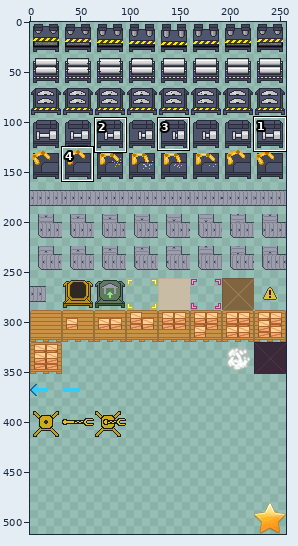
Sprite sheet, stored at app/src/main/res/drawable-nodpi/blocks.png. The picture above shows the old version from afar; the outline marks the close-up.
Close-up. Before the edit:
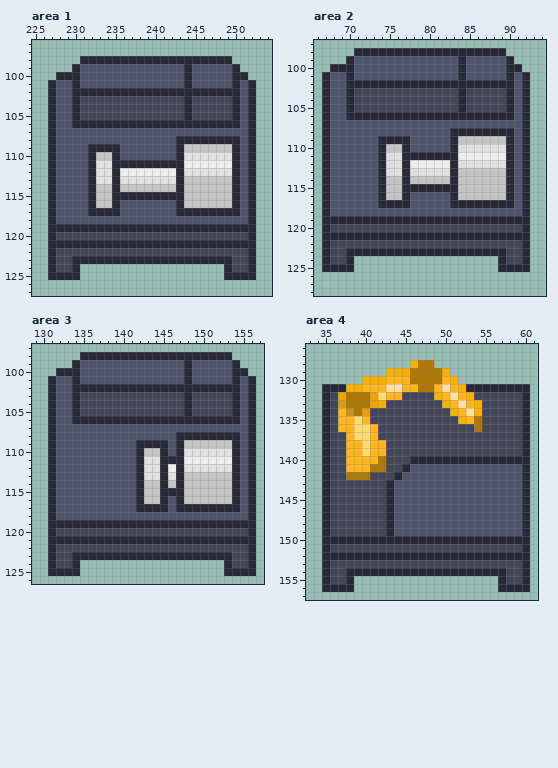
The file is 256x512 pixels. Pixels under 10% opacity are left out. Colours within 5 levels of each other are drawn and written as one. Shown: area 1: x 225..254, y 96..127; area 2: x 66..94, y 97..128; area 3: x 129..157, y 97..126; area 4: x 33..61, y 126..157. The commit also changed other parts of the picture, which this record leaves out.
New version:
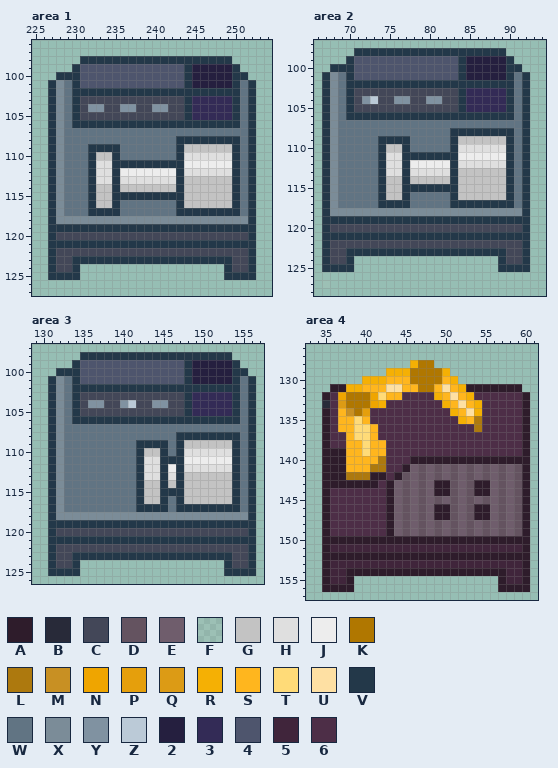
Palette (. is transparent): A #2e1c2b  B #282a39  C #434758  D #645360  E #6f5d6c  F #c4c9bb24  G #c3c3c3  H #dfdfdf  J #ededed  K #b07700  L #ad790e  M #c89023  N #efa500  P #e59f0c  Q #dc9b15  R #f5b004  S #ffb61e  T #ffdb78  U #fee0a3  V #233849  W #617483  X #7b8c98  Y #8092a1  Z #bbcad7  2 #251f3f  3 #332b56  4 #4e556d  5 #40253b  6 #4d2e47
Change:
Changed rows in their new state; - is an unchanged pixel.
Area 1:
first column x 227:
 98 ----VVVVVVVVVVVVVVVVVVV---
 99 ---V-------------V22222V--
100 -VVV-------------V22222VV-
101 VXWV-------------V22222VWV
102 VXWVVVVVVVVVVVVVVVVVVVVVWV
103 VXWV-------------V33333VWV
104 VXWV-YY--YY--YY--V33333VWV
105 VXWV-------------V33333VWV
106 VXWVVVVVVVVVVVVVVVVVVVVVWV
107 VXWWWWWWWWWWWWWWWWWWWWWWWV
108 VXWWWWWWWWWWWWWWVVVVVVVVWV
109 VXWWWVVVVWWWWWWWV------VWV
110 VXWWWV--VWWWWWWWV------VWV
111 VXWWWV--VVVVVVVVV------VWV
112 VXWWWV--V-------V------VWV
113 VXWWWV--V-------V------VWV
114 VXWWWV--V-------V------VWV
115 VXWWWV--VVVVVVVVV------VWV
116 VXWWWV--VWWWWWWWV------VWV
117 VXWWWVVVVWWWWWWWVVVVVVVVWV
118 VXXXXXXXXXXXXXXXXXXXXXXXXV
119 VVVVVVVVVVVVVVVVVVVVVVVVVV
120 V------------------------V
121 VVVVVVVVVVVVVVVVVVVVVVVVVV
122 V------------------------V
123 V--VVVVVVVVVVVVVVVVVVVV--V
124 V--V------------------V--V
125 VVVV------------------VVVV
Area 2:
first column x 67:
 98 ----VVVVVVVVVVVVVVVVVVV---
 99 ---V-------------V22222V--
100 -VVV-------------V22222VV-
101 VXWV-------------V22222VWV
102 VXWVVVVVVVVVVVVVVVVVVVVVWV
103 VXWV-------------V33333VWV
104 VXWV-YZ--YY--YY--V33333VWV
105 VXWV-------------V33333VWV
106 VXWVVVVVVVVVVVVVVVVVVVVVWV
107 VXWWWWWWWWWWWWWWWWWWWWWWWV
108 VXWWWWWWWWWWWWWWVVVVVVVVWV
109 VXWWWWWVVVVWWWWWV------VWV
110 VXWWWWWV--VWWWWWV------VWV
111 VXWWWWWV--VVVVVVV------VWV
112 VXWWWWWV--V-----V------VWV
113 VXWWWWWV--V-----V------VWV
114 VXWWWWWV--V-----V------VWV
115 VXWWWWWV--VVVVVVV------VWV
116 VXWWWWWV--VWWWWWV------VWV
117 VXWWWWWVVVVWWWWWVVVVVVVVWV
118 VXXXXXXXXXXXXXXXXXXXXXXXXV
119 VVVVVVVVVVVVVVVVVVVVVVVVVV
120 V------------------------V
121 VVVVVVVVVVVVVVVVVVVVVVVVVV
122 V------------------------V
123 V--VVVVVVVVVVVVVVVVVVVV--V
124 V--V------------------V--V
125 VVVV------------------VVVV
Area 3:
first column x 131:
 98 ----VVVVVVVVVVVVVVVVVVV---
 99 ---V-------------V22222V--
100 -VVV-------------V22222VV-
101 VXWV-------------V22222VWV
102 VXWVVVVVVVVVVVVVVVVVVVVVWV
103 VXWV-------------V33333VWV
104 VXWV-YY--YZ--YY--V33333VWV
105 VXWV-------------V33333VWV
106 VXWVVVVVVVVVVVVVVVVVVVVVWV
107 VXWWWWWWWWWWWWWWWWWWWWWWWV
108 VXWWWWWWWWWWWWWWVVVVVVVVWV
109 VXWWWWWWWWWVVVVWV------VWV
110 VXWWWWWWWWWV--VWV------VWV
111 VXWWWWWWWWWV--VVV------VWV
112 VXWWWWWWWWWV--V-V------VWV
113 VXWWWWWWWWWV--V-V------VWV
114 VXWWWWWWWWWV--V-V------VWV
115 VXWWWWWWWWWV--VVV------VWV
116 VXWWWWWWWWWV--VWV------VWV
117 VXWWWWWWWWWVVVVWVVVVVVVVWV
118 VXXXXXXXXXXXXXXXXXXXXXXXXV
119 VVVVVVVVVVVVVVVVVVVVVVVVVV
120 V------------------------V
121 VVVVVVVVVVVVVVVVVVVVVVVVVV
122 V------------------------V
123 V--VVVVVVVVVVVVVVVVVVVV--V
124 V--V------------------V--V
125 VVVV------------------VVVV
Area 4:
first column x 35:
131 .AA---------------AAAAAAA.
132 A6--------6666-----666666A
133 -6------6666666-----66666A
134 A6----6666666666----66666A
135 A6----66666666666---66666A
136 A6-----666666666666-66666A
137 A66----666666666666666666A
138 A66-----66666666666666666A
139 AAA-----66666666666666666A
140 AAA-----666AAAAAAAAAAAAAAA
141 AAA-----66AEDEDEDEDEDEDEDA
142 AAA---AA6ADEDEDEDEDEDEDEDA
143 AAAAAAA6AEDEDEAADEDAAEDEDA
144 A6666666AEDEDEAADEDAAEDEDA
145 A6666666AEDEDEDEDEDEDEDEDA
146 A6666666AEDEDEAADEDAAEDEDA
147 A6666666AEDEDEAADEDAAEDEDA
148 A6666666AEDEDEDEDEDEDEDEDA
149 A6666666AEDEDEDEDEDEDEDEDA
150 AAAAAAAAAAAAAAAAAAAAAAAAAA
151 A555555555555555555555555A
152 AAAAAAAAAAAAAAAAAAAAAAAAAA
153 A555555555555555555555555A
154 A55AAAAAAAAAAAAAAAAAAAA55A
155 A55A------------------A55A
156 AAAA------------------AAAA
Changed places in both close-ups, as pixel boxes (x1, y1, x2, y2):
changed: (48, 56, 256, 280)
changed: (322, 48, 530, 272)
changed: (48, 352, 256, 576)
changed: (322, 384, 530, 592)
